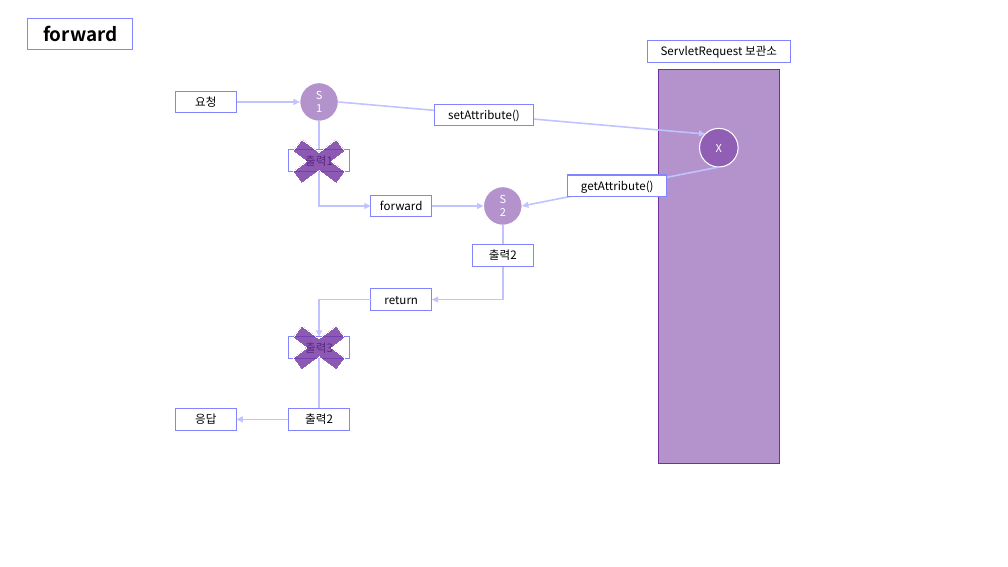
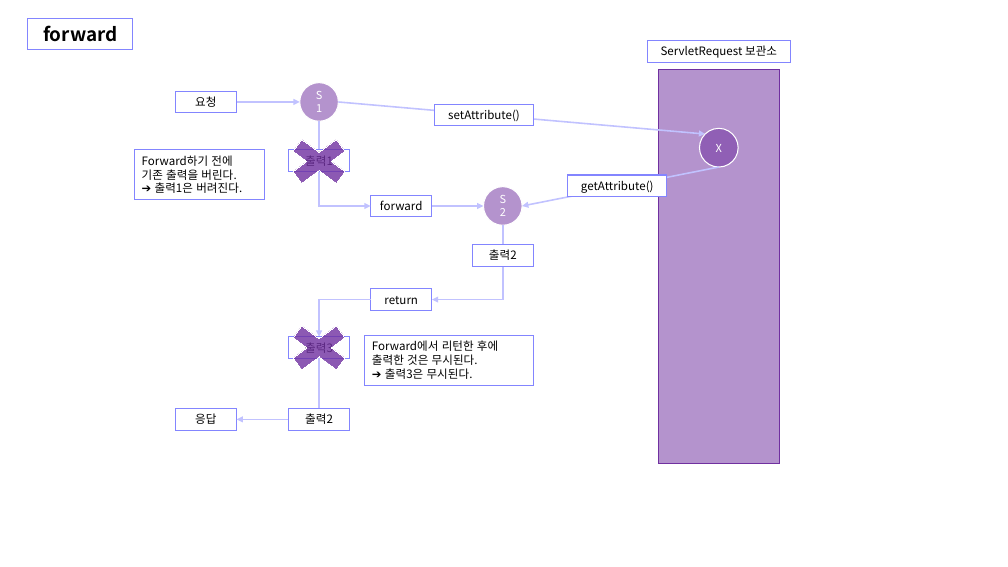
Before and after one commit to Dingadung/2022-study-workspace, a slide deck: slide 51 of study-note/데이터베이스/2022-09-26 내용정리.pptx. Drawn at 1008x567 pixels with LibreOffice and Linux fonts; fonts in the diff are those of the drawing. Boxes give left, top, right and bottom in pixels: in the first picture for what was removed or moved away, otherwise in the second. Text is boxed around its words. In the diff, an @@ line names an element or a change of style, - is before the commit and + after.

```diff
--- a/study-note/데이터베이스/2022-09-26 내용정리.pptx
+++ b/study-note/데이터베이스/2022-09-26 내용정리.pptx
@@ rectangle added at box(135, 150, 265, 200), fill #FFFFFF, outline #8385FF 1 pt, 11 pt, text #000000 @@
+Forward하기 전에
+기존 출력을 버린다.
+➔ 출력1은 버려진다.
@@ rectangle added at box(364, 336, 533, 386), fill #FFFFFF, outline #8385FF 1 pt, 11 pt, text #000000 @@
+Forward에서 리턴한 후에
+출력한 것은 무시된다.
+➔ 출력3은 무시된다.
```
Also in this commit, not shown: 1 other slide changed, 1 slide added, 21 other files.
